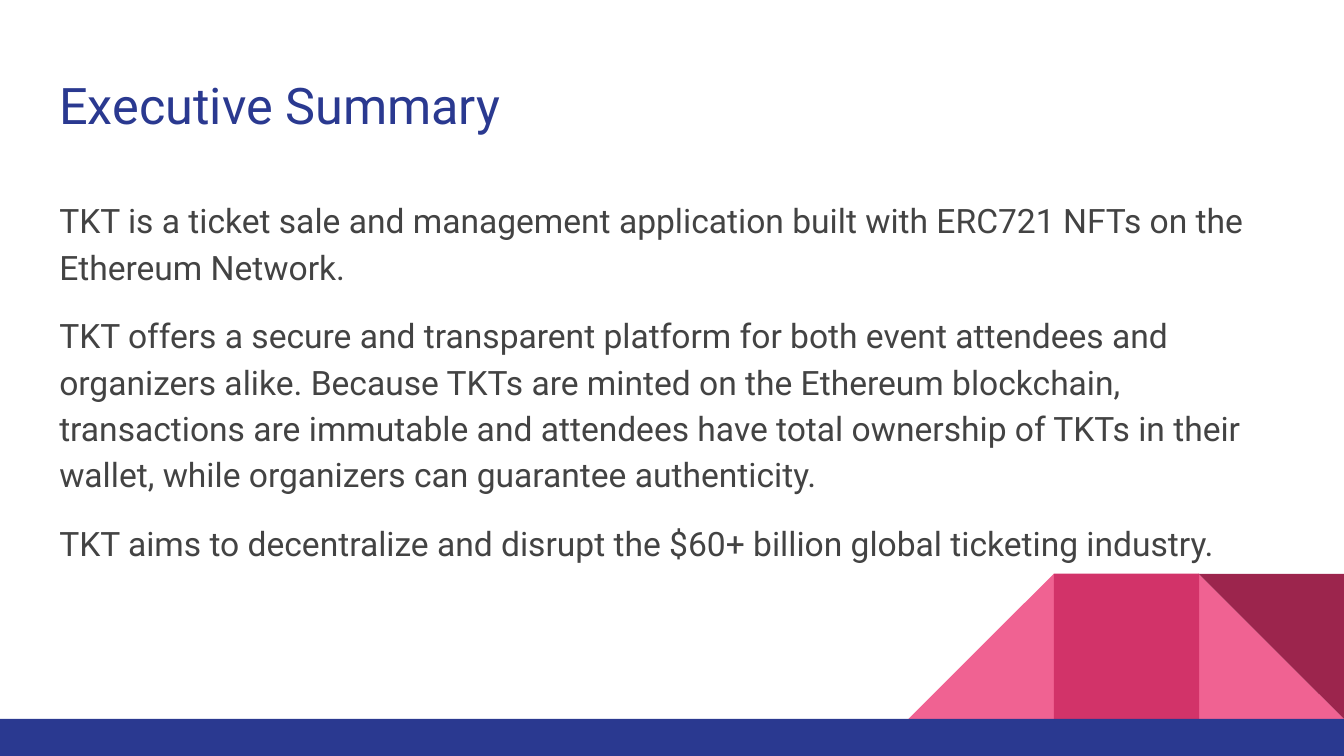
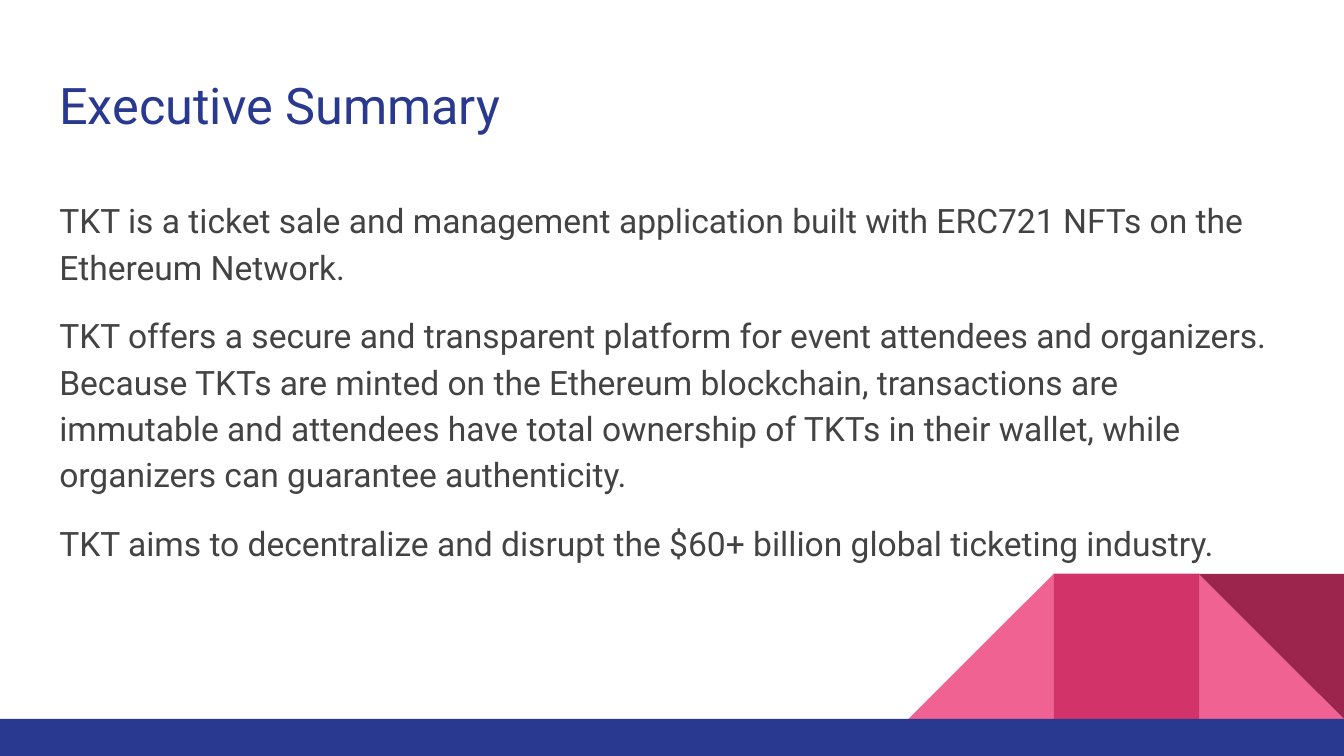
Before and after one commit to benisde/tickting_app, a slide deck: slide 2 of TKT Project Whitepaper.pptx. Drawn at 1344x756 pixels with LibreOffice and Linux fonts; fonts in the diff are those of the drawing. Boxes give left, top, right and bottom in pixels: in the first picture for what was removed or moved away, otherwise in the second. Text is boxed around its words. In the diff, an @@ line names an element or a change of style, - is before the commit and + after.

Commit message:
spell check in presentation

```diff
--- a/TKT Project Whitepaper.pptx
+++ b/TKT Project Whitepaper.pptx
@@ text at [59,322,1266,494]: text changed @@
-TKT offers a secure and transparent platform for both event attendees and organizers alike. Because TKTs are minted on the Ethereum blockchain, transactions are immutable and attendees have total ownership of TKTs in their wallet, while organizers can guarantee authenticity.
+TKT offers a secure and transparent platform for event attendees and organizers. Because TKTs are minted on the Ethereum blockchain, transactions are immutable and attendees have total ownership of TKTs in their wallet, while organizers can guarantee authenticity.
```
Also in this commit, not shown: 29 other files.
